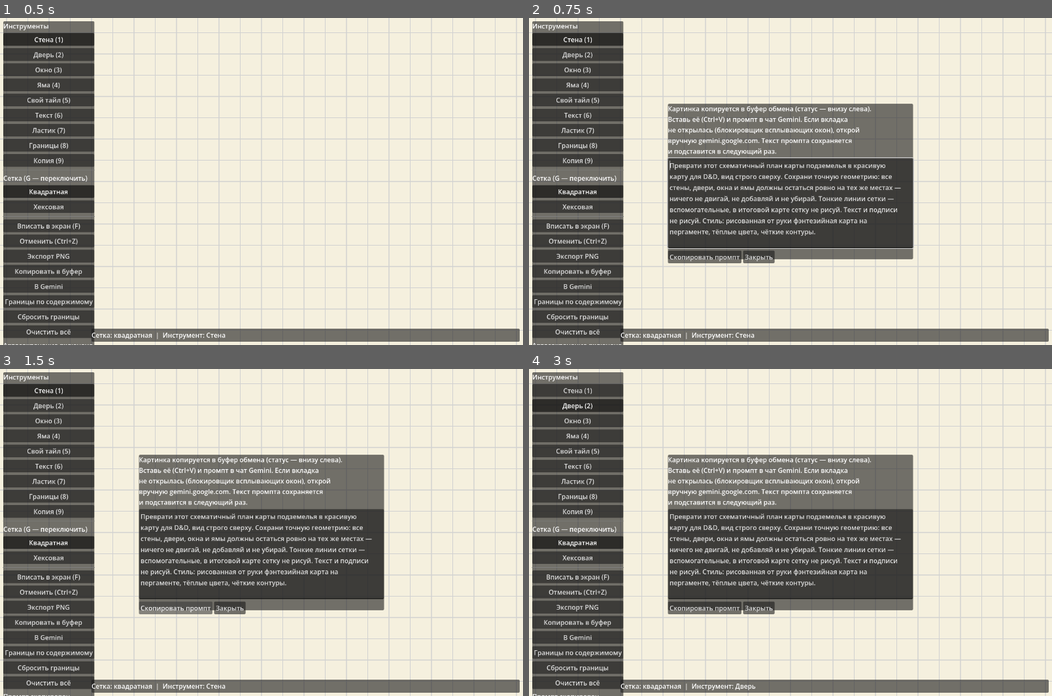
Above: before the commit, frames 1-4 (two rows, left to right).
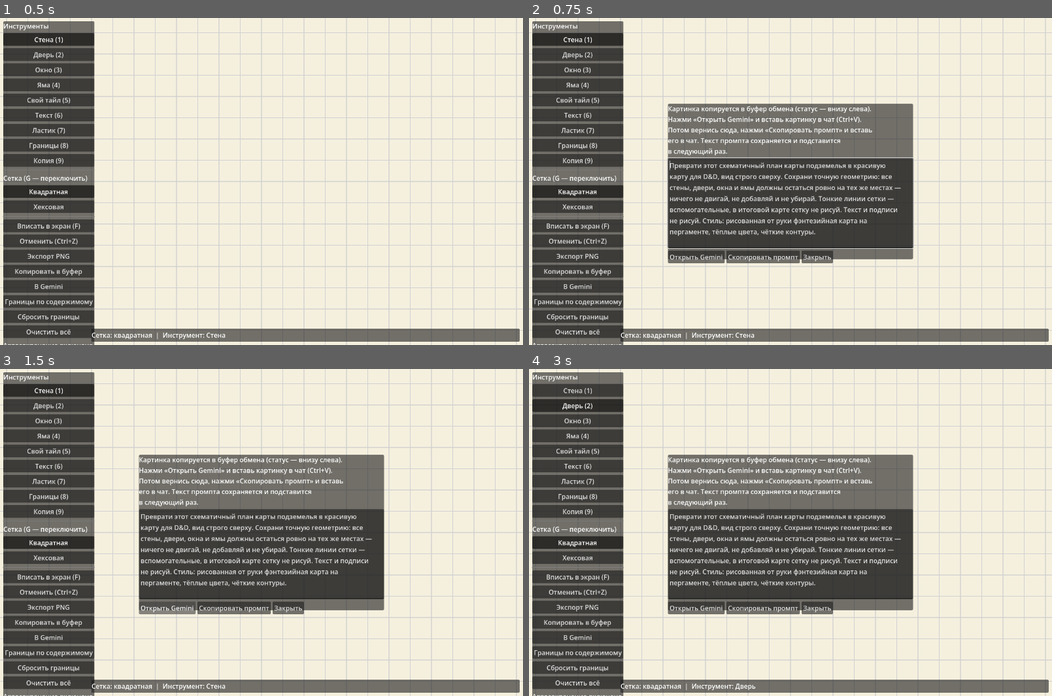
Above: after the commit, the same moments.

Repository: ssokratov/map_planner
Game: Godot game, scene res://main.tscn
The game is run twice, just before and just after one commit, with the same random seed, the same clock (stepped at 60 frames per second) and the same inputs.
Inputs (mouse positions are in pixels of both pictures, inside the frame that each line leads up to):
- Up to frame 1 (0.5 s): no input
- Up to frame 2 (0.75 s): click "В Gemini" at 0.5 s
- Up to frame 3 (1.5 s): click (167, 607) at 1.25 s, where only the run after the commit has a clickable "Открыть Gemini"
- Up to frame 4 (3 s): click "Стена (1)" at 2 s; click "Дверь (2)" at 2.75 s

Frame 1 is identical in both runs. In frame 2, 1.7% of the frame differs, in the area x 26-66%, y 30-75%; in frame 3, 1.7%; in frame 4, 1.7%, in the area x 0-66%, y 30-100%.

Commit message:
Gemini handoff fix: open tab from dialog button so clipboard keeps focus

Diff:
--- a/project/scripts/main.gd
+++ b/project/scripts/main.gd
@@ -215,7 +215,7 @@
 	gem_box.add_theme_constant_override("separation", 6)
 	_gemini_dialog.add_child(gem_box)
 	var gem_hint: Label = Label.new()
-	gem_hint.text = "Картинка копируется в буфер обмена (статус — внизу слева).\nВставь её (Ctrl+V) и промпт в чат Gemini. Если вкладка\nне открылась (блокировщик всплывающих окон), открой\nвручную gemini.google.com. Текст промпта сохраняется\nи подставится в следующий раз."
+	gem_hint.text = "Картинка копируется в буфер обмена (статус — внизу слева).\nНажми «Открыть Gemini» и вставь картинку в чат (Ctrl+V).\nПотом вернись сюда, нажми «Скопировать промпт» и вставь\nего в чат. Текст промпта сохраняется и подставится\nв следующий раз."
 	gem_hint.autowrap_mode = TextServer.AUTOWRAP_WORD_SMART
 	gem_box.add_child(gem_hint)
 	_gemini_edit = TextEdit.new()
@@ -224,6 +224,10 @@
 	gem_box.add_child(_gemini_edit)
 	var gem_btns: HBoxContainer = HBoxContainer.new()
 	gem_box.add_child(gem_btns)
+	var gem_open_btn: Button = Button.new()
+	gem_open_btn.text = "Открыть Gemini"
+	gem_open_btn.pressed.connect(_open_gemini)
+	gem_btns.add_child(gem_open_btn)
 	var gem_copy_btn: Button = Button.new()
 	gem_copy_btn.text = "Скопировать промпт"
 	gem_copy_btn.pressed.connect(_copy_gemini_prompt)
@@ -504,25 +508,29 @@
 		return "не сработал osascript"
 	return "неизвестная ОС"
 
-# "В Gemini" handoff: image to the clipboard, Gemini in a new tab, and an
-# editable prompt dialog. The tab opens FIRST, synchronously in the click:
-# after the render await the browser may no longer count as a user gesture
-# and a popup blocker could eat window.open.
+# "В Gemini" handoff: image to the clipboard, then an editable prompt
+# dialog with an "Открыть Gemini" button. The tab deliberately opens from
+# the dialog button, not from the toolbox button: opening a tab first
+# steals the page focus and the browser then refuses the clipboard write
+# (observed in QA: "Браузер не разрешил копирование"), while a click on
+# the dialog button is a fresh user gesture, so no popup blocker either.
 func _on_gemini_pressed() -> void:
 	if DisplayServer.get_name() == "headless":
 		if _save_label != null:
 			_save_label.text = "Gemini недоступна без окна"
 		return
-	if OS.has_feature("web"):
-		JavaScriptBridge.eval("window.open('" + GEMINI_URL + "','_blank');")
-	else:
-		OS.shell_open(GEMINI_URL)
 	var img: Image = await _render_bounds_image()
 	if OS.has_feature("web"):
 		_copy_to_clipboard_web(img)
 	else:
 		_copy_image_desktop(img)
 	_show_gemini_dialog()
+
+func _open_gemini() -> void:
+	if OS.has_feature("web"):
+		JavaScriptBridge.eval("window.open('" + GEMINI_URL + "','_blank');")
+	else:
+		OS.shell_open(GEMINI_URL)
 
 func _show_gemini_dialog() -> void:
 	if FileAccess.file_exists(GEMINI_PROMPT_PATH):
